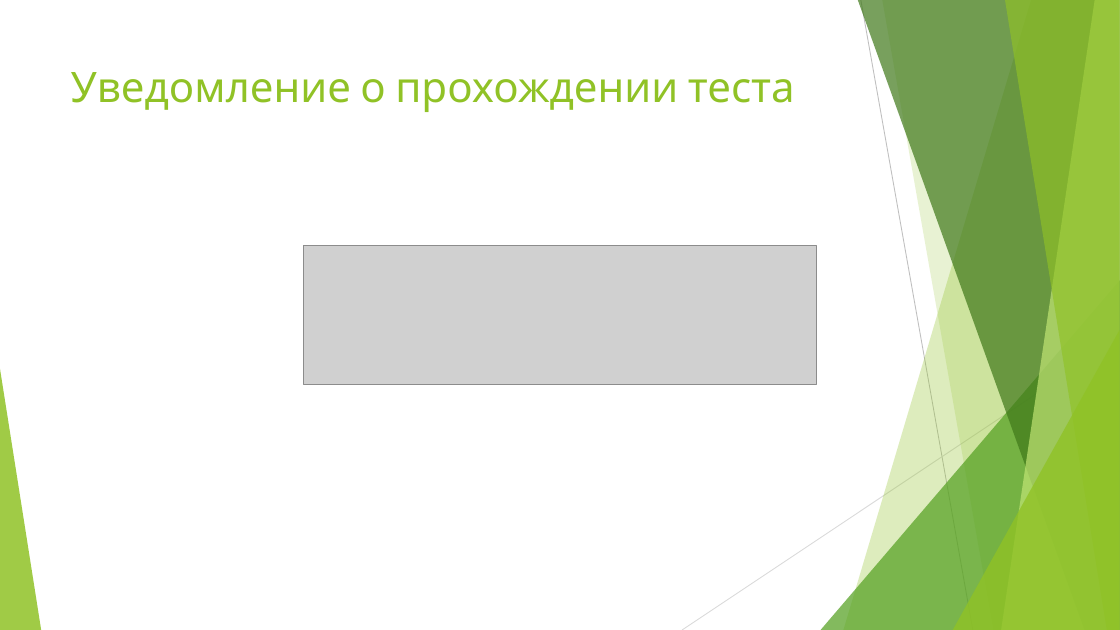
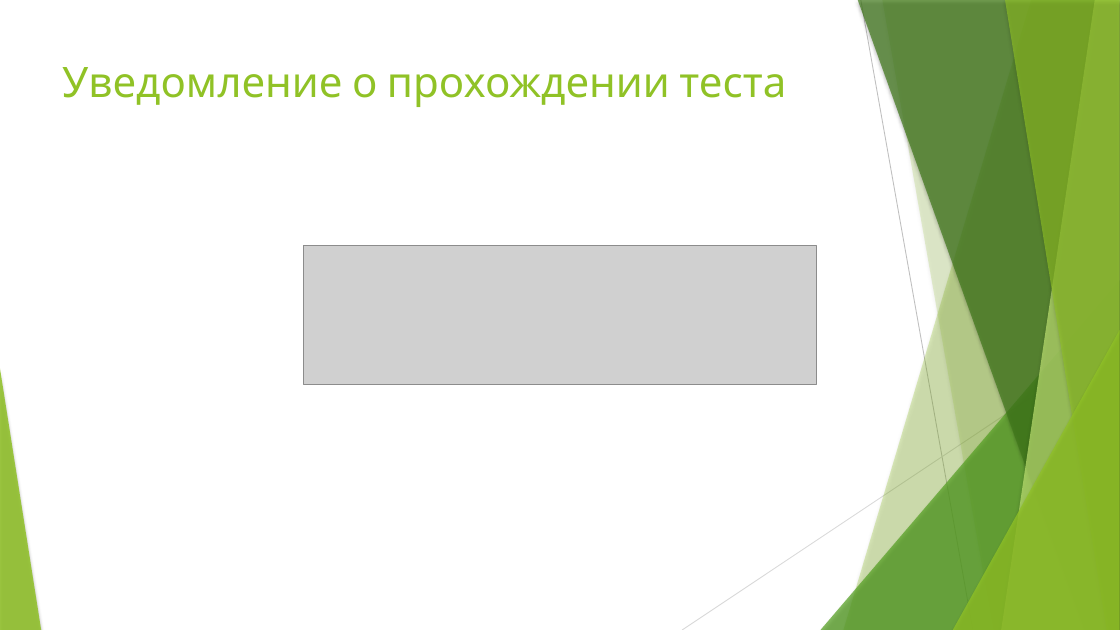
Before and after one commit to GigantPro/my-school-project, a slide deck: slide 13 of Файл.pptx. Drawn at 1120x630 pixels with LibreOffice and Linux fonts; fonts in the diff are those of the drawing; grey boxes stand for pictures. Boxes give left, top, right and bottom in pixels: in the first picture for what was removed or moved away, otherwise in the second. Text is boxed around its words. In the diff, an @@ line names an element or a change of style, - is before the commit and + after.

```diff
--- a/Файл.pptx
+++ b/Файл.pptx
@@ freeform shape at (882, 0, 1120, 630): shadow on; outline redrawn @@
@@ title "Уведомление о прохождении теста": place and size @@
-title "Уведомление о прохождении теста" at (71, 72, 795, 112)
+title "Уведомление о прохождении теста" at (62, 67, 786, 107)
@@ shadow on in 6 elements at (844, 0, 1120, 630), (821, 280, 1120, 630), (858, 0, 1120, 630), (1002, 0, 1120, 630), (1005, 0, 1120, 630), (953, 330, 1120, 630) @@
```
Also in this commit, not shown: 12 other slides changed.
